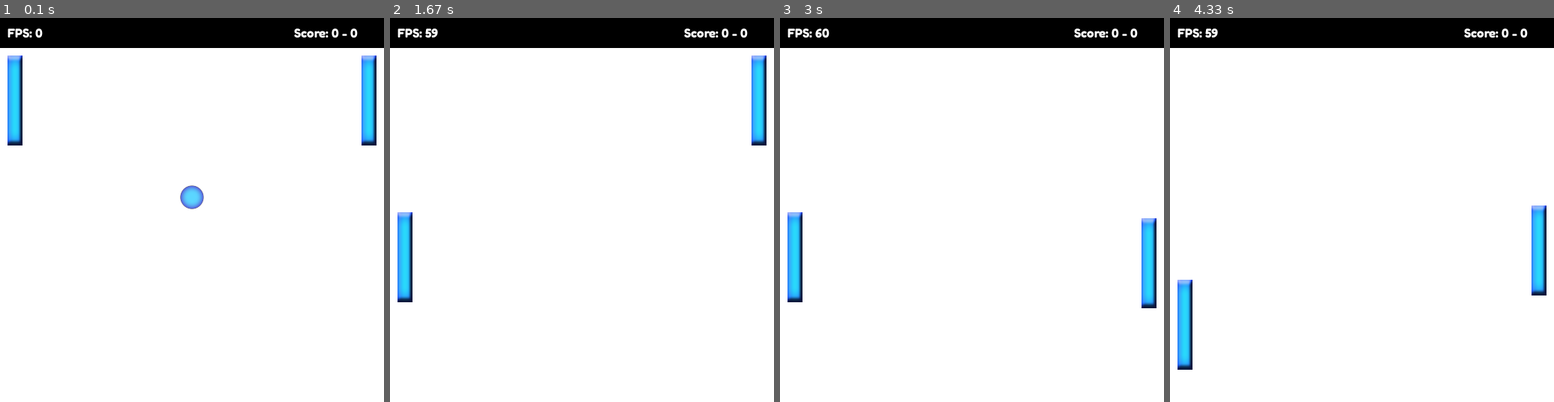
Above: before the commit, frames 1-4 (left to right).
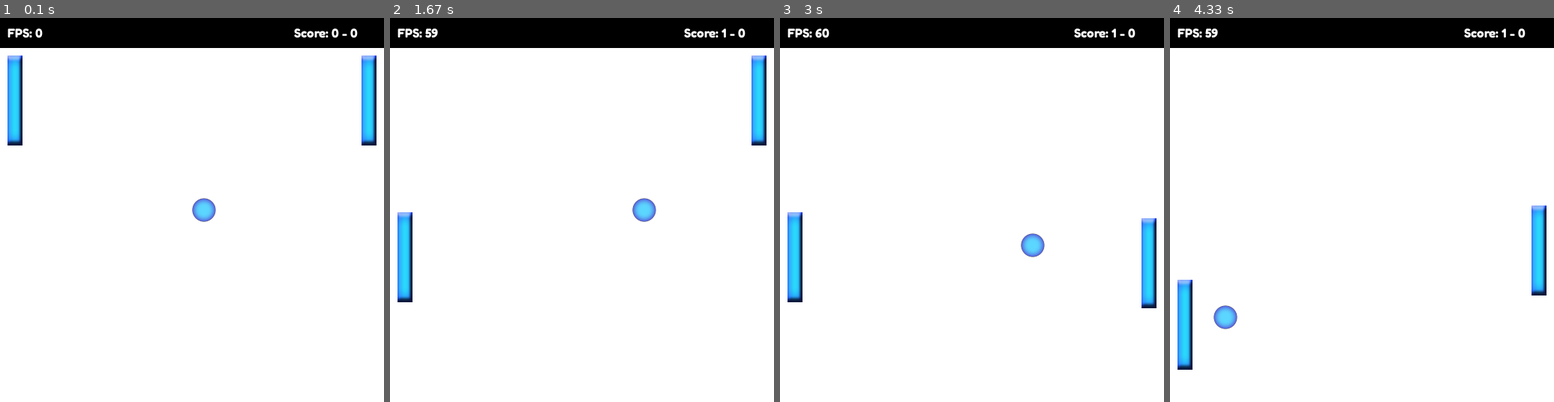
Above: after the commit, the same moments.

Repository: ByPikod/pygame-chronicles
Game: pygame game, started from ping-pong/main.py
Two runs of this game, one before a commit and one after it. Both use one fixed random seed, a clock stepped at 60 frames per second and the inputs below.
Inputs:
- Up to frame 1 (0.1 s): no input
- Up to frame 2 (1.67 s): hold S 0.33-0.8 s; hold Up 0.33-0.8 s; tap W at 0.83 s
- Up to frame 3 (3 s): hold Down 1.67-2.13 s; hold Up 2.17-2.53 s; hold Down 2.57-2.93 s; hold Up from 2.97 s (still down)
- Up to frame 4 (4.33 s): release Up at 3.27 s; hold Down 3.3-3.6 s; hold S 3.3-3.6 s; hold Up 3.63-4 s; hold W 3.63-4 s; hold Down from 4.03 s (still down); hold S from 4.03 s (still down)

The runs differ from the first frame. In frame 1, 0.5% of the frame differs, in the area x 46-57%, y 43-54%; in frame 2, 0.4%; in frame 3, 0.4%; in frame 4, 0.4%.

Commit message:
ball physics and collisions ended

Diff:
--- a/ping-pong/main.py
+++ b/ping-pong/main.py
@@ -29,7 +29,7 @@
 
 
 class Ball(Entity):
-    direction = 180
+    direction = 90
     speed = 0.2
     collision_cooldown = 0
     border_cooldown = 0
@@ -61,10 +61,12 @@
 
         # Top and bottom borders
         if self.location[1] < 50 and self.border_cooldown < ticks:
-            self.direction *= -1
+            print(f"direction: {self.direction}")
+            self.direction = (360 - self.direction + 180) % 360
             self.border_cooldown = ticks + 150
+            print(f"hello {self.direction}")
         elif self.location[1] + self.get_height() > self.screen_height and self.border_cooldown < ticks:
-            self.direction *= -1
+            self.direction = (360 - self.direction + 180) % 360
             self.border_cooldown = ticks + 150
 
         # Player collisions
@@ -107,6 +109,9 @@
 
 class Player(Entity):
 
+    amIGoingToUp = False
+    amIMoving = False
+
     def __init__(self, controller: dict):
         self.surf = pygame.Surface((20, 120))
         super().__init__(self.surf.get_rect())
@@ -122,11 +127,17 @@
 
     def handle_movement(self, keys: Sequence[bool], delta_time: int, screen_height: int):
 
-        if keys[self.controller["up"]]:
+        self.amIMoving = False
+        if keys[self.controller["up"]] and keys[self.controller["down"]]:
+            pass
+        elif keys[self.controller["up"]]:
             self.axis -= self.speed * delta_time
-
-        if keys[self.controller["down"]]:
+            self.amIGoingToUp = True
+            self.amIMoving = True
+        elif keys[self.controller["down"]]:
             self.axis += self.speed * delta_time
+            self.amIGoingToUp = False
+            self.amIMoving = True
 
         if self.axis < 0:
             self.axis = 0
